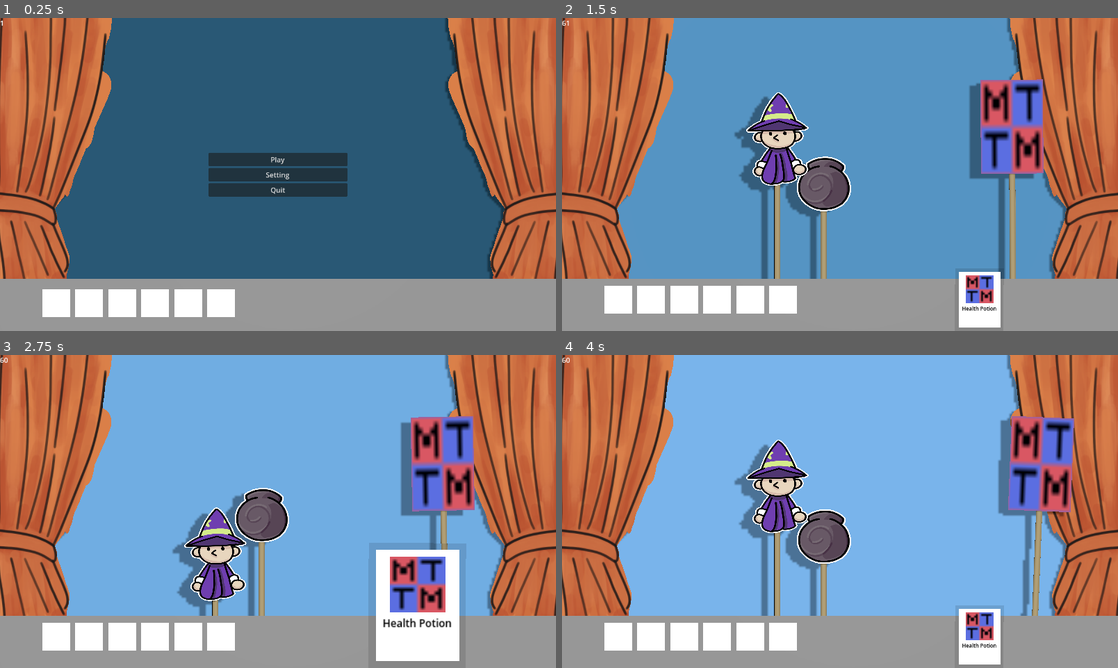
Above: before the commit, frames 1-4 (two rows, left to right).
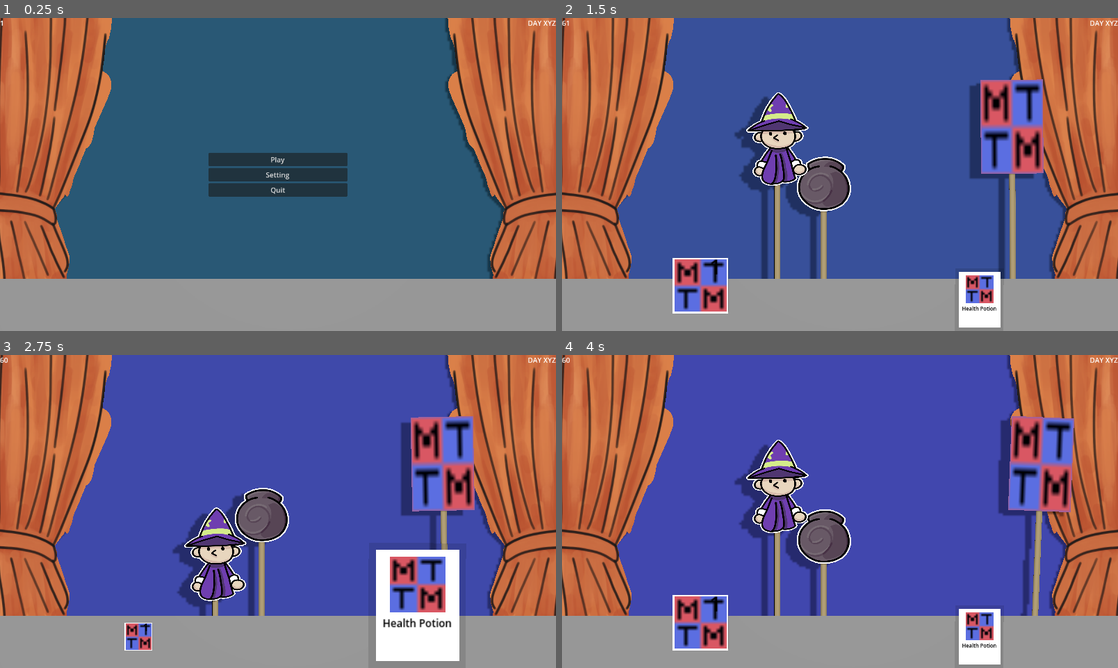
Above: after the commit, the same moments.

Repository: Craigware/PirateJam15
Game: Godot game, scene res://Scenes/main.tscn
Two runs of this game, one before a commit and one after it. Both use one fixed random seed, a clock stepped at 60 frames per second and the inputs below. Sound files missing from this copy of the repository are replaced by a short silence.
Inputs (mouse positions are in pixels of both pictures, inside the frame that each line leads up to):
- Up to frame 1 (0.25 s): no input
- Up to frame 2 (1.5 s): click "Play" at 0.5 s; click (701, 299) at 1.25 s, where only the run after the commit has a clickable "[center]1"
- Up to frame 3 (2.75 s): click (417, 636) at 2 s
- Up to frame 4 (4 s): click (979, 605) at 2.75 s; click (701, 636) at 3.5 s, where only the run after the commit has a clickable "[center]1"

The runs differ from the first frame. In frame 1, 2.7% of the frame differs, in the area x 7-100%, y 0-96%; in frame 2, 54%; in frame 3, 51%; in frame 4, 56%, in the area x 7-100%, y 0-95%.

Commit message:
Essence gui + crafting debug

Diff:
--- /dev/null
+++ b/Scenes/essence.tscn
@@ -0,0 +1,57 @@
+[gd_scene load_steps=2 format=3 uid="uid://c7kraecb4e2p0"]
+
+[ext_resource type="Script" path="res://Scripts/card.gd" id="1_mty6d"]
+
+[node name="Slot" type="Button"]
+custom_minimum_size = Vector2(64, 64)
+anchors_preset = -1
+offset_right = 64.0
+offset_bottom = 64.0
+script = ExtResource("1_mty6d")
+
+[node name="BG" type="ColorRect" parent="."]
+custom_minimum_size = Vector2(64, 64)
+layout_mode = 1
+anchors_preset = 15
+anchor_right = 1.0
+anchor_bottom = 1.0
+grow_horizontal = 2
+grow_vertical = 2
+size_flags_vertical = 8
+
+[node name="MarginContainer" type="MarginContainer" parent="."]
+layout_mode = 1
+anchors_preset = 15
+anchor_right = 1.0
+anchor_bottom = 1.0
+grow_horizontal = 2
+grow_vertical = 2
+theme_override_constants/margin_left = 2
+theme_override_constants/margin_top = 2
+theme_override_constants/margin_right = 2
+theme_override_constants/margin_bottom = 2
+
+[node name="Icon" type="TextureRect" parent="MarginContainer"]
+layout_mode = 2
+
+[node name="Amount" type="RichTextLabel" parent="."]
+layout_mode = 0
+offset_left = -17.0
+offset_top = -7.0
+offset_right = 115.0
+offset_bottom = 30.0
+theme_override_colors/default_color = Color(0, 0, 0, 1)
+theme_override_font_sizes/normal_font_size = 24
+bbcode_enabled = true
+text = "[center]0"
+
+[node name="Control" type="Control" parent="."]
+layout_mode = 1
+anchors_preset = 15
+anchor_right = 1.0
+anchor_bottom = 1.0
+grow_horizontal = 2
+grow_vertical = 2
+
+[connection signal="mouse_entered" from="Control" to="." method="hovered"]
+[connection signal="mouse_exited" from="Control" to="." method="unhovered"]
--- a/Scenes/main.tscn
+++ b/Scenes/main.tscn
@@ -191,40 +191,23 @@
 size_flags_vertical = 4
 theme_override_constants/separation = 12
 
-[node name="Slot0" type="ColorRect" parent="HUD/HUD/Inventory/Essence"]
-custom_minimum_size = Vector2(64, 64)
-layout_mode = 2
-size_flags_vertical = 8
-
-[node name="Slot1" type="ColorRect" parent="HUD/HUD/Inventory/Essence"]
-custom_minimum_size = Vector2(64, 64)
-layout_mode = 2
-size_flags_vertical = 8
-
-[node name="Slot2" type="ColorRect" parent="HUD/HUD/Inventory/Essence"]
-custom_minimum_size = Vector2(64, 64)
-layout_mode = 2
-size_flags_vertical = 8
-
-[node name="Slot3" type="ColorRect" parent="HUD/HUD/Inventory/Essence"]
-custom_minimum_size = Vector2(64, 64)
-layout_mode = 2
-size_flags_vertical = 8
-
-[node name="Slot4" type="ColorRect" parent="HUD/HUD/Inventory/Essence"]
-custom_minimum_size = Vector2(64, 64)
-layout_mode = 2
-size_flags_vertical = 8
-
-[node name="Slot5" type="ColorRect" parent="HUD/HUD/Inventory/Essence"]
-custom_minimum_size = Vector2(64, 64)
-layout_mode = 2
-size_flags_vertical = 8
-
 [node name="Cards" type="HBoxContainer" parent="HUD/HUD/Inventory"]
 layout_mode = 2
 size_flags_horizontal = 6
 theme_override_constants/separation = -20
+
+[node name="DayCount" type="RichTextLabel" parent="HUD"]
+layout_mode = 1
+anchors_preset = 5
+anchor_left = 0.5
+anchor_right = 0.5
+offset_left = -640.0
+offset_right = 640.0
+offset_bottom = 60.0
+grow_horizontal = 2
+size_flags_vertical = 3
+bbcode_enabled = true
+text = "[right]DAY XYZ"
 
 [node name="AudioStreamPlayer3D" type="AudioStreamPlayer3D" parent="."]
 
--- a/Scripts/Assets.gd
+++ b/Scripts/Assets.gd
@@ -40,5 +40,11 @@
 
 static var CraftingRecipes : Array = [
     {Items[ItemType.NIL]: 1},
-    {}
+    {Items[ItemType.NIL]: 1},
+    {Items[ItemType.NIL]: 1},
+    {Items[ItemType.NIL]: 1},
+    {Items[ItemType.NIL]: 1},
+    {Items[ItemType.NIL]: 1},
+    {Items[ItemType.NIL]: 1},
+    {Items[ItemType.COMMON_ESSENCE]: 1},
 ];
--- a/Scripts/Entity.gd
+++ b/Scripts/Entity.gd
@@ -29,7 +29,7 @@
 @export var MeshSize : Vector2 = Vector2(2,2);
 @export var AttackRate : float = 0;
 
-var AppliedEssence : Dictionary = {Assets.Items[Assets.ItemType.NIL]: 1};
+var AppliedEssence : Dictionary = {};
 
 var AttackTimer : Timer;
 var EntityID : int;
@@ -88,8 +88,6 @@
 	var modulation = Vector3(1,1,1);
 	modulation.y -= color_update;
 	modulation.z -= color_update;
-	print(modulation)
-	print(color_update)
 	$SpriteMesh.mesh.material.albedo_color = Color(modulation.x, modulation.y, modulation.z);
 
 	if Health <= 0:
@@ -137,7 +135,6 @@
 	for i in range(Assets.ItemType.MAX):
 		if AppliedEssence.keys() == Assets.CraftingRecipes[i].keys():
 			potential_items.append(i);
-
 	if potential_items.size() == 0:
 		return;
 
@@ -146,7 +143,7 @@
 		var difference = 0;
 		var keys = AppliedEssence.keys();
 		for x in range(keys.size()):
-			var _diff = AppliedEssence[keys[x]] - Assets.CraftingRecipes[i][keys[x]];
+			var _diff = AppliedEssence[keys[x]] - Assets.CraftingRecipes[potential_items[i]][keys[x]];
 			if _diff < 0:
 				difference = -1000;
 				break;
--- a/Scripts/GameState.gd
+++ b/Scripts/GameState.gd
@@ -40,6 +40,7 @@
 var Entities : Array;
 var PS_Entity : PackedScene = load("res://Scenes/entity.tscn");
 var PS_Card : PackedScene = load("res://Scenes/card.tscn");
+var PS_Essence : PackedScene = load("res://Scenes/essence.tscn");
 var Player : Entity;
 var Inventory : Dictionary;
 var DayState : DayStates;
@@ -110,12 +111,13 @@
 
 	update_cloud_state(CloudStates.CLEAR);
 	IsShadowed = false;
-	update_day_state(DayStates.DAWN);
+	update_day_state(DayStates.DUSK);
 	$DaylightCycle.DayCycleTimer = DaylightTimer.wait_time;
 	$DaylightCycle.started = true;
 	State = GameStates.IDLE;
 
 	add_item_to_inventory(Assets.Items[Assets.ItemType.HEALTH_POTION]);
+	add_item_to_inventory(Assets.Items[Assets.ItemType.COMMON_ESSENCE]);
 	return;
 
 
@@ -245,7 +247,16 @@
 		card_display.add_child(new_card);
 	if item.ItemType == Item.ItemTypes.ESSENCE:
 		var _essence_display = $HUD/HUD/Inventory/Essence;
-		# Work on this today
+
+		for i in range(_essence_display.get_child_count()):
+			if _essence_display.get_child(i).related_item == item:
+				_essence_display.get_child(i).essence_amount += 1;
+				return true;
+
+		var new_card = PS_Essence.instantiate();
+		new_card.related_item = item;
+		new_card.essence_amount = 1;
+		_essence_display.add_child(new_card)
 		pass
 	return true;
 
--- a/Scripts/card.gd
+++ b/Scripts/card.gd
@@ -2,16 +2,24 @@
 class_name Card;
 
 @export var related_item : Item;
+var essence_amount = 0;
 var isHovered : bool = false;
 var isSelected : bool = false;
 
 
 func _ready() -> void:
-	var icon = $MarginContainer/Card/MarginContainer/VBoxContainer/CenterContainer/Icon;
-	var name_label = $MarginContainer/Card/MarginContainer/VBoxContainer/Name;
+	if related_item.ItemType == Item.ItemTypes.CARD or related_item.ItemType == Item.ItemTypes.SPECIAL:
+		var _icon = $MarginContainer/Card/MarginContainer/VBoxContainer/CenterContainer/Icon;
+		_icon.texture = related_item.Icon;
+		var name_label = $MarginContainer/Card/MarginContainer/VBoxContainer/Name;
+		name_label.text = related_item.Name;
 
-	icon.texture = related_item.Icon;
-	name_label.text = related_item.Name;
+	if related_item.ItemType == Item.ItemTypes.ESSENCE:
+		var _icon = $MarginContainer/Icon;
+		var _amount = $Amount;
+
+		_icon.texture = related_item.Icon;
+		_amount.text = "[center]"+str(essence_amount);
 	pass
 
 func _input(_event: InputEvent) -> void:
@@ -47,7 +55,6 @@
 
 	if entity == null:
 		return;
-
 	if related_item.ItemType == Item.ItemTypes.ESSENCE:
 		entity.apply_essence(related_item);
 		pass
